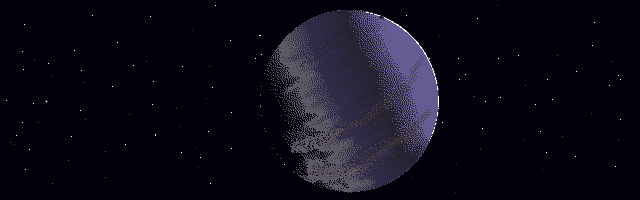
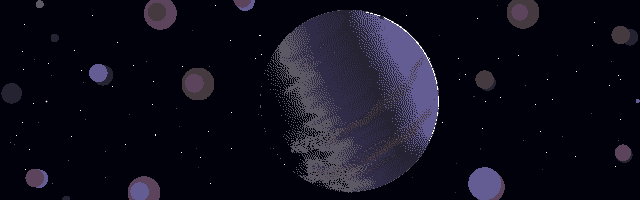
The second 640 x 200 image is a revision of the first. Changes to its layers:
painted on "Background" over [1, 0, 640, 200]
